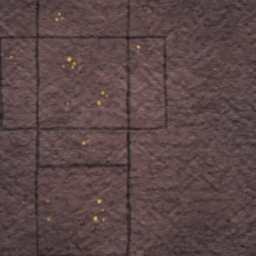
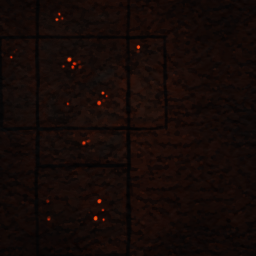
Before/after of a 256x256 layered artwork. What changed in the layer stack:
"Calque 2 copie": opacity 81% → 100%, painted on it over [left=0, top=0, right=256, bottom=256]
removed layer "Calque 2" over [left=0, top=0, right=256, bottom=256]
